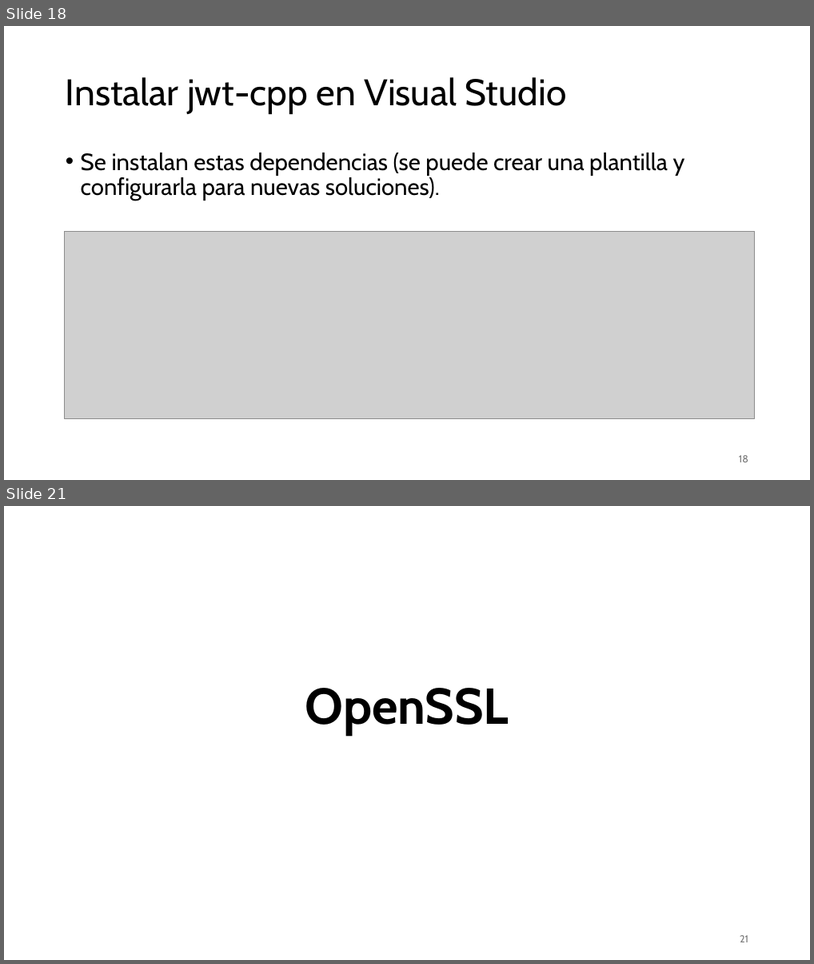
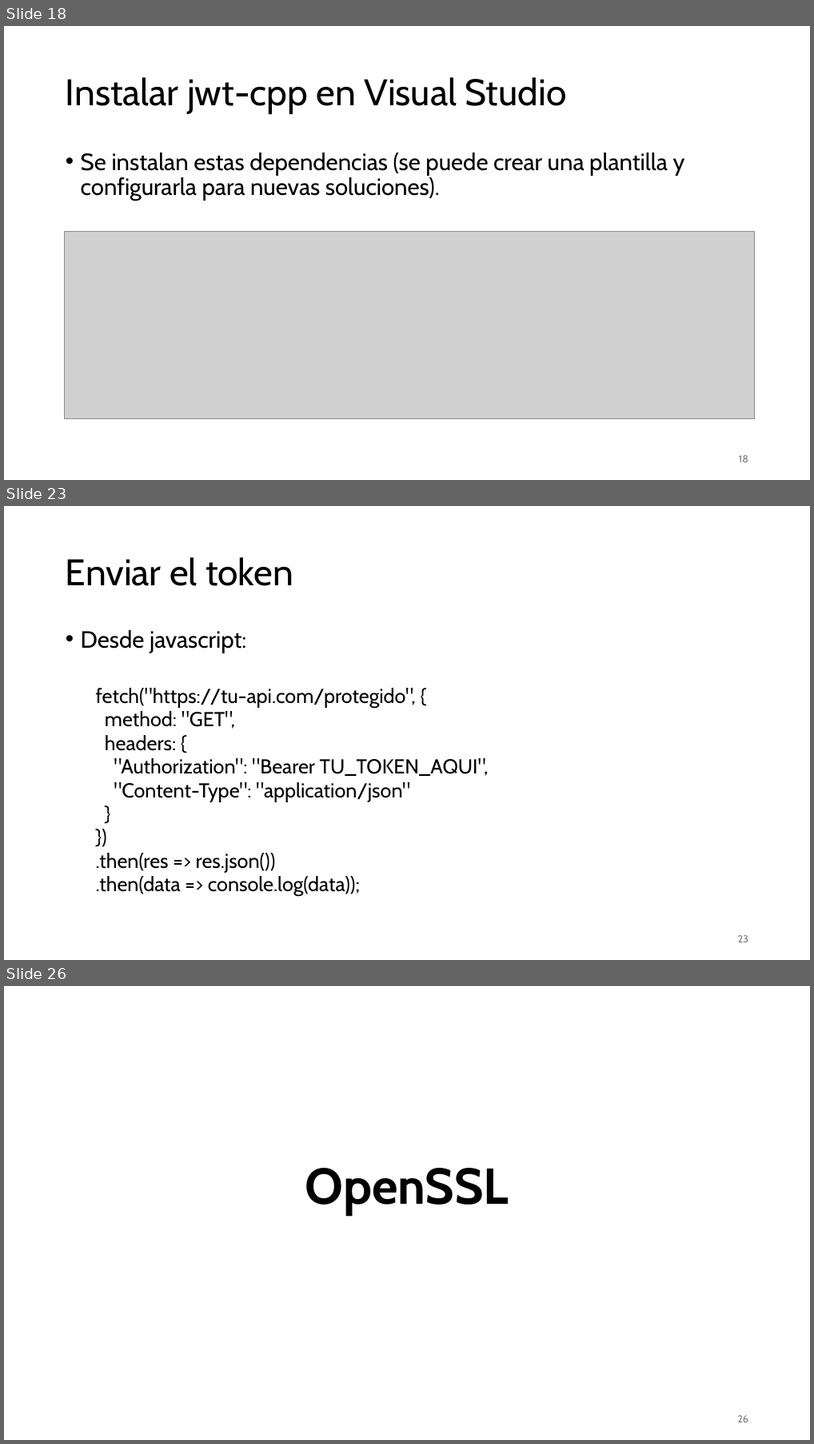
Before and after one commit to aldebarran22/CURSO_CPP_SERVICIOS_30H, a slide deck: doc/6_Seguridad_servicios_web_cpp.pptx. Shown one above the other, each under a label of ours: slides 18 and 21 before the commit, slides 18, 23 and 26 after it; the slides between them are not shown. The pictures are 814x964 and 814x1444 pixels, drawn with LibreOffice and Linux fonts; fonts in the diff are those of the drawing; grey boxes stand for pictures. Boxes give left, top, right and bottom in pixels: in the first picture for what was removed or moved away, otherwise in the second. Text is boxed around its words. In the diff, an @@ line names an element or a change of style, - is before the commit and + after.

```diff
--- a/doc/6_Seguridad_servicios_web_cpp.pptx
+++ b/doc/6_Seguridad_servicios_web_cpp.pptx
@@ slide 23 added at box(4, 506, 810, 960), background #FFFFFF @@
@@ title added at box(66, 557, 294, 586), 44 pt, text #000000 @@
+Enviar el token
@@ text added at box(81, 630, 489, 896), 24 pt, text #000000 @@
+• Desde javascript:
+  fetch("https://tu-api.com/protegido", {
+  method: "GET",
+  headers: {
+  "Authorization": "Bearer TU_TOKEN_AQUI",
+  "Content-Type": "application/json"
+  }
+  })
+  .then(res => res.json())
+  .then(data => console.log(data));
@@ page number added at box(738, 935, 749, 942), 12 pt, text #797979 @@
+23
@@ what was slide 21 is now slide 26 @@
@@ page number at box(738, 1415, 749, 1422): text changed @@
-21
+26
```
Also in this commit, not shown: 3 slides changed, 4 other slides added, 1 other file.
